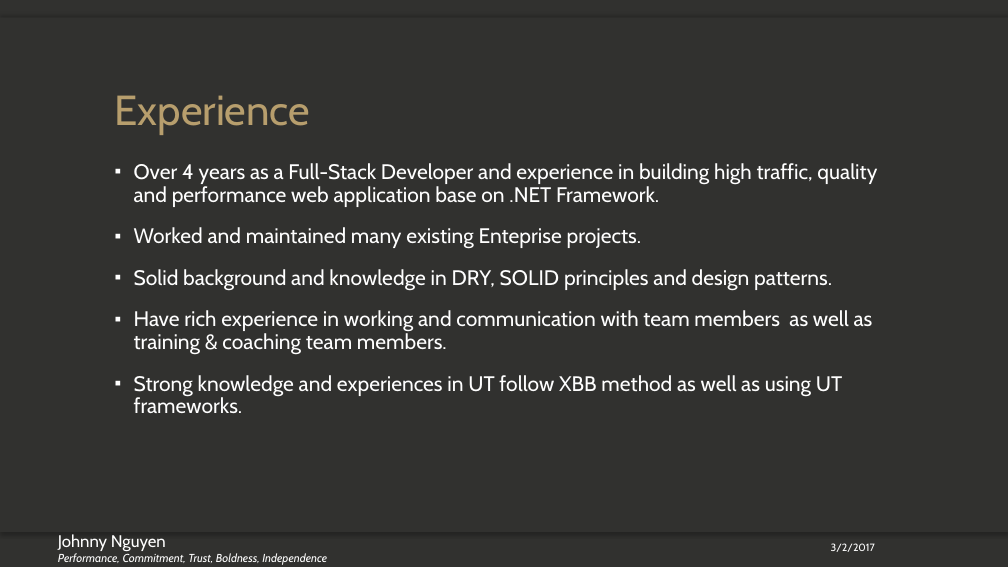
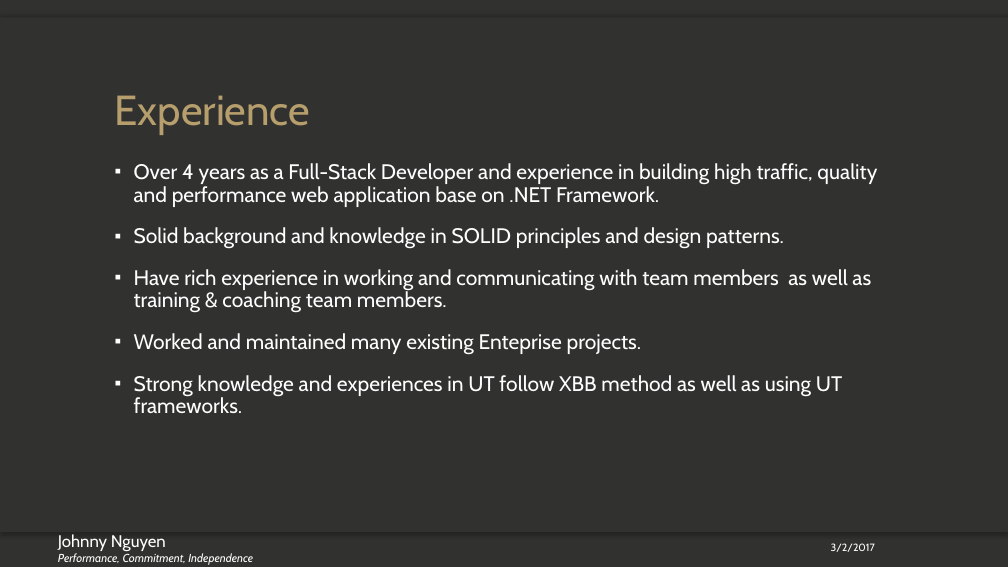
Before and after one commit to johnnynguyen2104/Algorithm_MindMap, a slide deck: slide 3 of Why Hire Me.pptx. Drawn at 1008x567 pixels with LibreOffice and Linux fonts; fonts in the diff are those of the drawing; background and template pictures are left out. Boxes give left, top, right and bottom in pixels: in the first picture for what was removed or moved away, otherwise in the second. Text is boxed around its words. In the diff, an @@ line names an element or a change of style, - is before the commit and + after.

```diff
--- a/Why Hire Me.pptx
+++ b/Why Hire Me.pptx
@@ text at (134, 227, 871, 313): paragraphs added @@
+▪ Solid background and knowledge in SOLID principles and design patterns.
+▪ Have rich experience in working and communicating with team members as well as training & coaching team members.
@@ text at (134, 269, 873, 355): paragraphs removed @@
-▪ Solid background and knowledge in DRY, SOLID principles and design patterns.
-▪ Have rich experience in working and communication with team members as well as training & coaching team members.
@@ text at (58, 553, 253, 565): text changed @@
-Performance, Commitment, Trust, Boldness, Independence
+Performance, Commitment, Independence
```
Also in this commit, not shown: 6 other slides changed, 1 slide removed, 37 other files.
